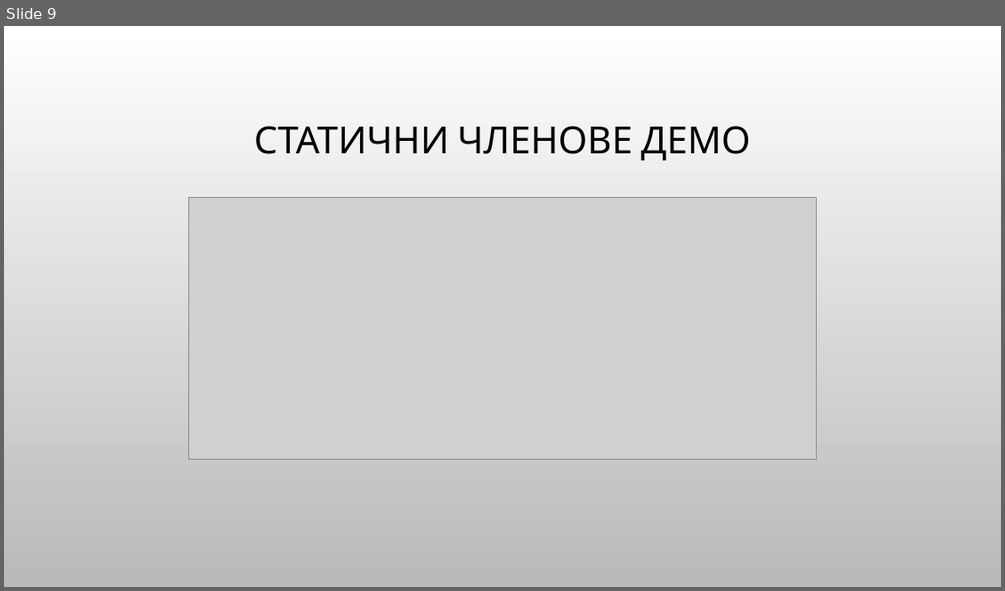
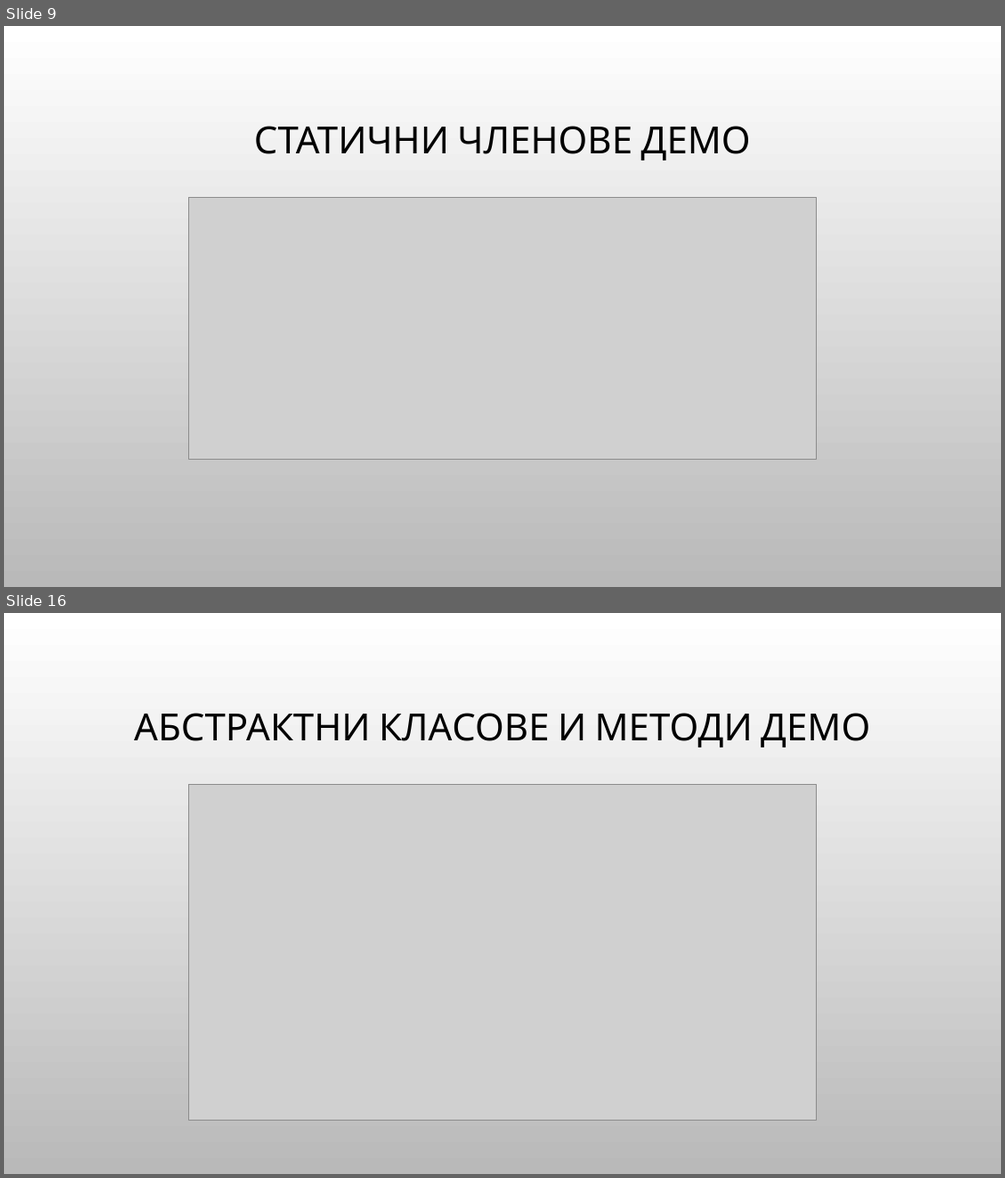
Before and after one commit to Bilyukov/php-mysql-course, a slide deck: 13.oop-in-php.pptx. Shown one above the other, each under a label of ours: slide 9 before the commit, slides 9 and 16 after it; the slides between them are not shown. The pictures are 1005x591 and 1005x1178 pixels, drawn with LibreOffice and Linux fonts; fonts in the diff are those of the drawing; grey boxes stand for pictures; background and template pictures are left out. Boxes give left, top, right and bottom in pixels: in the first picture for what was removed or moved away, otherwise in the second. Text is boxed around its words. In the diff, an @@ line names an element or a change of style, - is before the commit and + after.

```diff
--- a/13.oop-in-php.pptx
+++ b/13.oop-in-php.pptx
@@ slide 16 added at (x1=4, y1=613, x2=1001, y2=1174), background picture (left out) @@
@@ title added at (x1=134, y1=713, x2=870, y2=747), 36 pt, text #000000 @@
+АБСТРАКТНИ КЛАСОВЕ И МЕТОДИ ДЕМО
@@ picture added at (x1=189, y1=784, x2=816, y2=1120) @@
```
Also in this commit, not shown: 10 other slides added, 1 slide removed, 11 other files.
